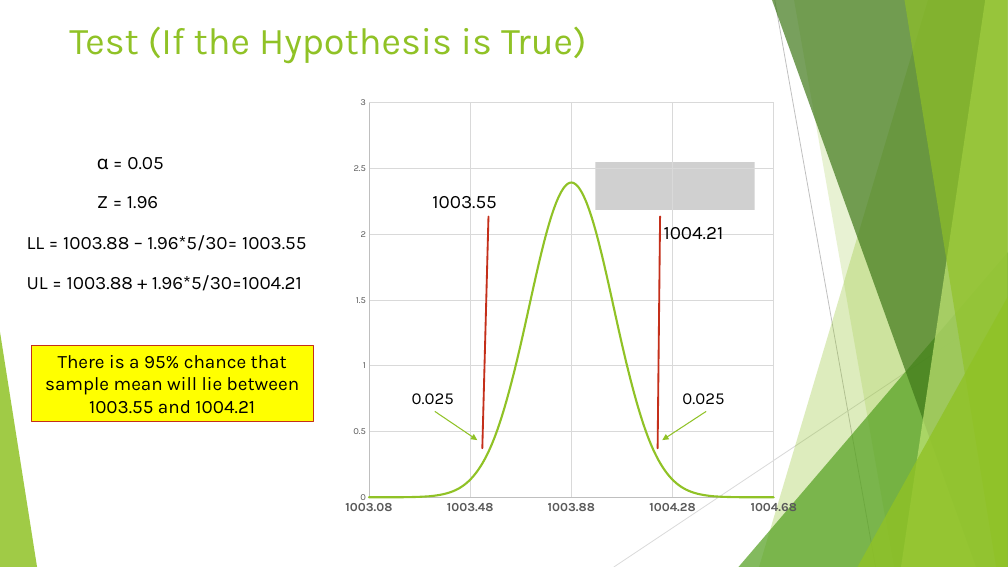
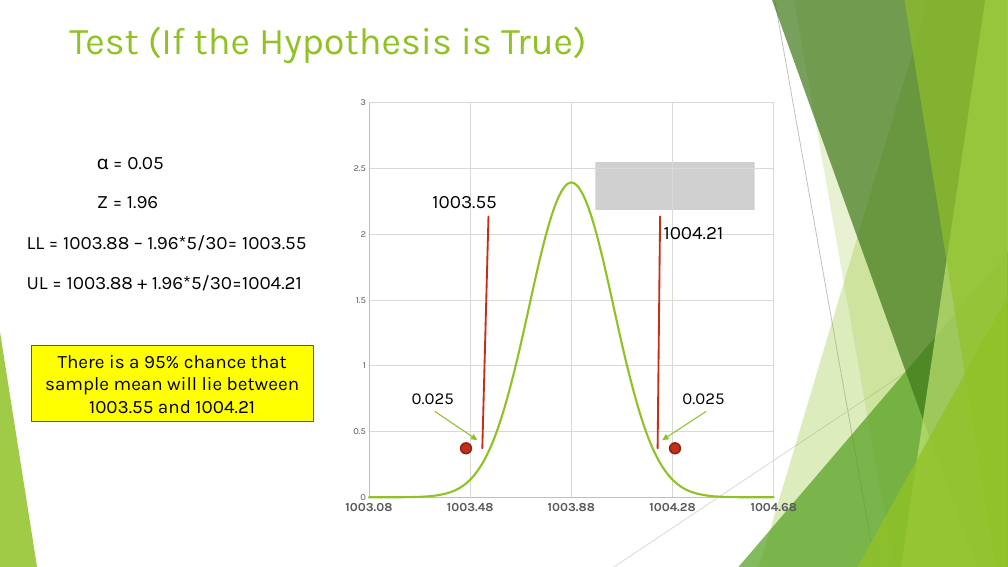
Before and after one commit to sandipto-sanyal/ampba, a slide deck: slide 6 of statistical analysis/session files/Session 4 Files-20200907/Session 4 and 5.pptx. Drawn at 1008x567 pixels with LibreOffice and Linux fonts; fonts in the diff are those of the drawing; grey boxes stand for pictures. Boxes give left, top, right and bottom in pixels: in the first picture for what was removed or moved away, otherwise in the second. Text is boxed around its words. In the diff, an @@ line names an element or a change of style, - is before the commit and + after.

```diff
--- a/statistical analysis/session files/Session 4 Files-20200907/Session 4 and 5.pptx
+++ b/statistical analysis/session files/Session 4 Files-20200907/Session 4 and 5.pptx
@@ ellipse added at bbox=[461, 443, 471, 454], fill #C42F1A, outline #912313 1.5 pt @@
@@ ellipse added at bbox=[670, 443, 681, 454], fill #C42F1A, outline #912313 1.5 pt @@
```
Also in this commit, not shown: 1 other slide changed, 1 slide added, 28 other files.
